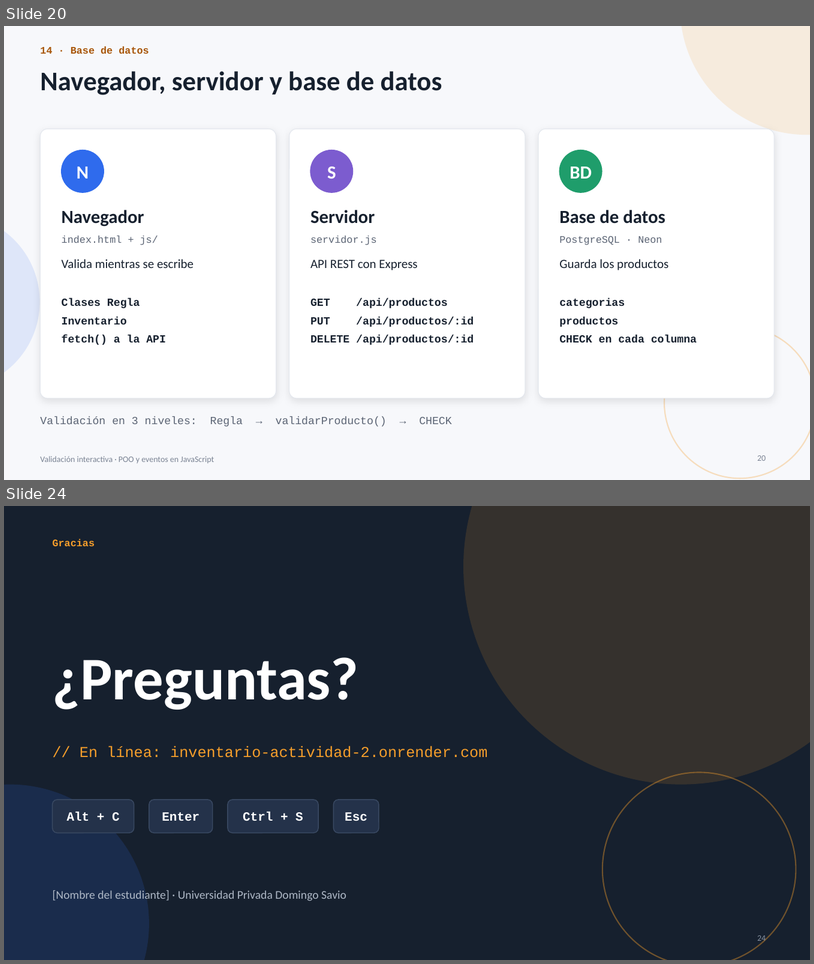
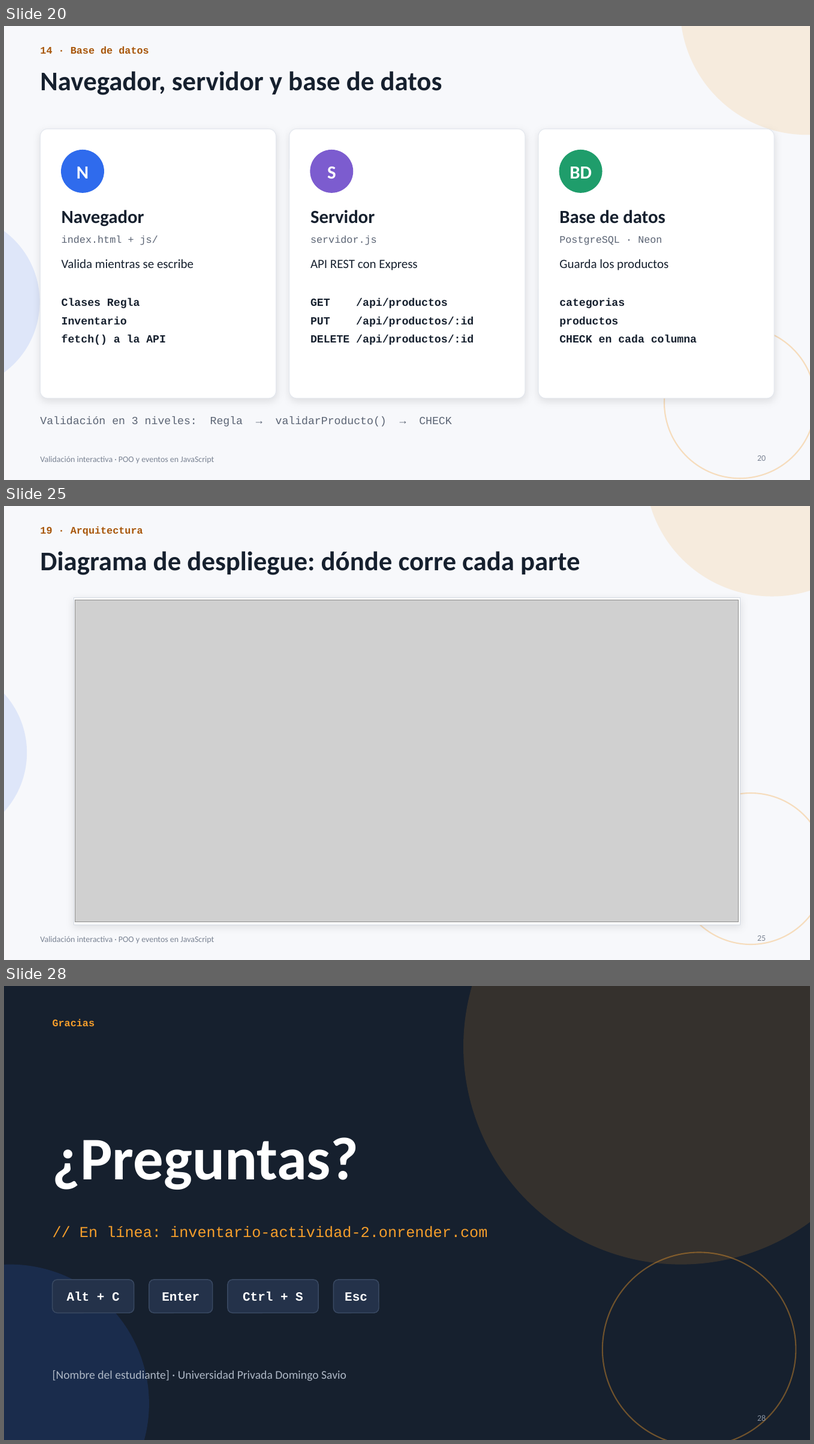
Before and after one commit to franconex/Actividad-2-DW2, a slide deck: Presentacion_POO_Eventos_PRO.pptx. Shown one above the other, each under a label of ours: slides 20 and 24 before the commit, slides 20, 25 and 28 after it; the slides between them are not shown. The pictures are 814x964 and 814x1444 pixels, drawn with LibreOffice and Linux fonts; fonts in the diff are those of the drawing; grey boxes stand for pictures. Boxes give left, top, right and bottom in pixels: in the first picture for what was removed or moved away, otherwise in the second. Text is boxed around its words. In the diff, an @@ line names an element or a change of style, - is before the commit and + after.

```diff
--- a/Presentacion_POO_Eventos_PRO.pptx
+++ b/Presentacion_POO_Eventos_PRO.pptx
@@ slide 25 added at <box>4,506,810,960</box>, background #F7F8FB; not listed: 1 template element that a slide beside it also shows @@
@@ ellipse added at <box>646,506,810,596</box>, fill #F59E2B at 14% opacity @@
@@ text added at <box>40,526,143,536</box>, 12 pt, text #A8560A, bold @@
+19 · Arquitectura
@@ title added at <box>40,551,581,575</box>, 32 pt, text #16202E, bold @@
+Diagrama de despliegue: dónde corre cada parte
@@ rectangle added at <box>74,597,741,924</box>, fill #FFFFFF, outline #D5DBE4 0.75 pt @@
@@ picture added at <box>75,600,739,922</box> @@
@@ ellipse added at <box>4,664,27,840</box>, fill #2F6BED at 12% opacity @@
@@ ellipse added at <box>675,793,810,944</box>, outline #F59E2B 1.5 pt @@
@@ page number added at <box>758,935,766,943</box>, 10 pt, text #7B8494 @@
+25
@@ what was slide 24 is now slide 28 @@
@@ page number at <box>758,1414,766,1423</box>: text changed @@
-24
+28
```
Also in this commit, not shown: 4 slides changed, 3 other slides added, 2 other files.
